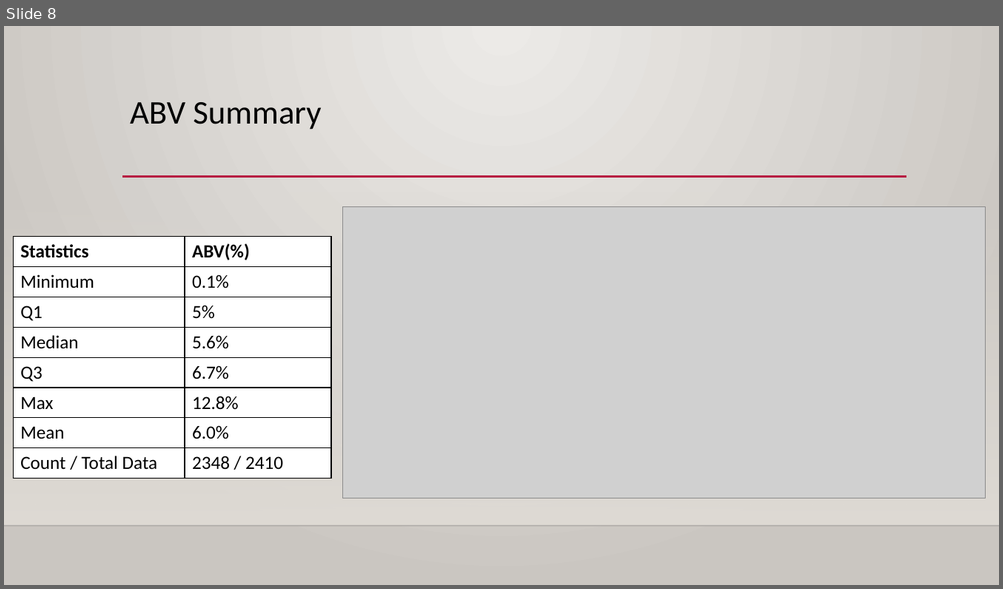
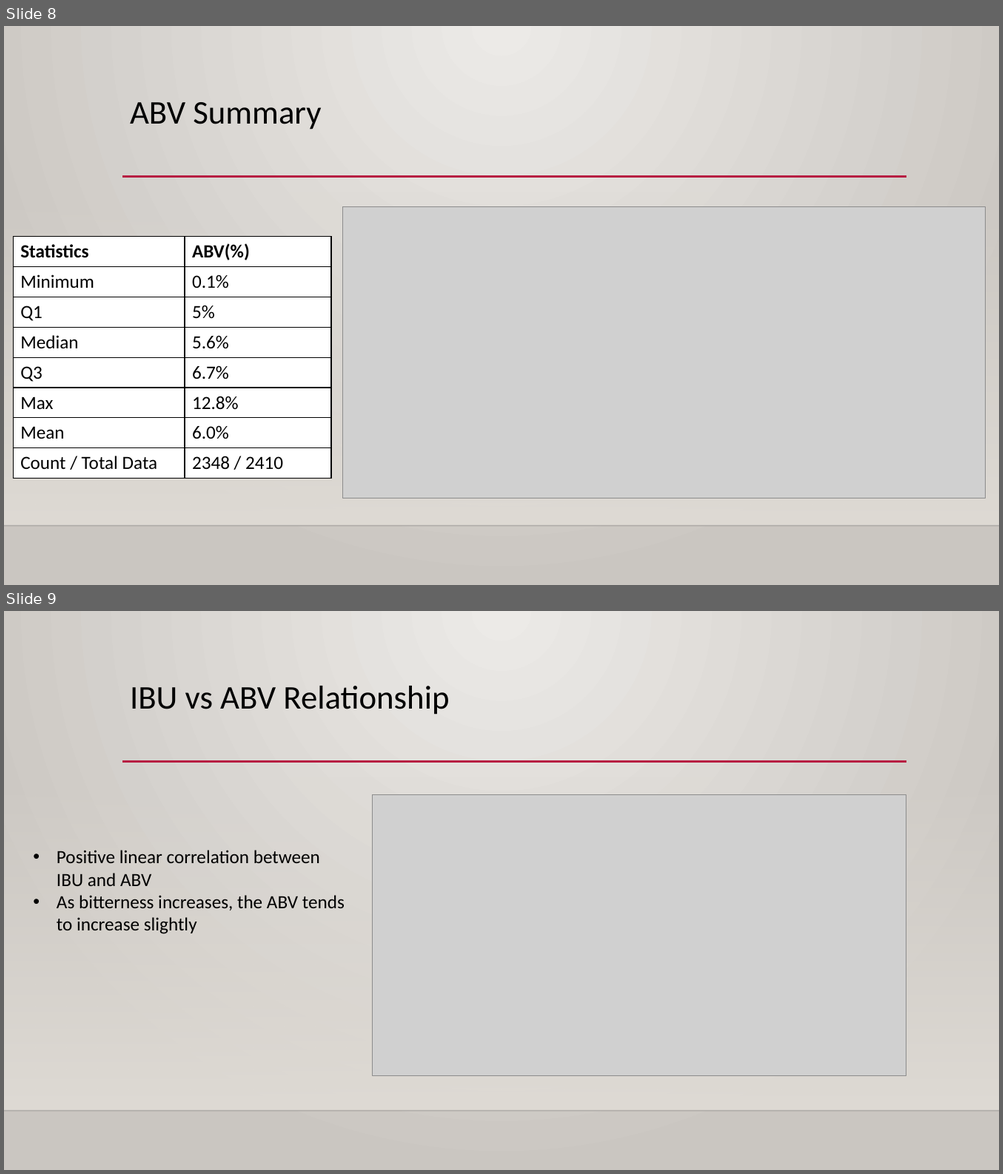
Before and after one commit to Aurian-G/BudweiserBreweryAnalysis, a slide deck: PPT/Case_Study_Analysis_DDS6306.pptx. Shown one above the other, each under a label of ours: slide 8 before the commit, slides 8 and 9 after it. The pictures are 1003x589 and 1003x1174 pixels, drawn with LibreOffice and Linux fonts; fonts in the diff are those of the drawing; grey boxes stand for pictures; background and template pictures are left out. Boxes give left, top, right and bottom in pixels: in the first picture for what was removed or moved away, otherwise in the second. Text is boxed around its words. In the diff, an @@ line names an element or a change of style, - is before the commit and + after.

```diff
--- a/PPT/Case_Study_Analysis_DDS6306.pptx
+++ b/PPT/Case_Study_Analysis_DDS6306.pptx
@@ slide 9 added at (4, 611, 999, 1170), background gradient #ECEAE7 to #CAC7C1; not listed: 3 template elements that a slide beside it also shows @@
@@ title added at (130, 686, 449, 715), 32 pt, text #000000 @@
+IBU vs ABV Relationship
@@ picture added at (373, 795, 906, 1076) @@
@@ text added at (57, 850, 344, 934), 18 pt, text #000000 @@
+• Positive linear correlation between IBU and ABV
+• As bitterness increases, the ABV tends to increase slightly
```
Also in this commit, not shown: 2 other slides added.
